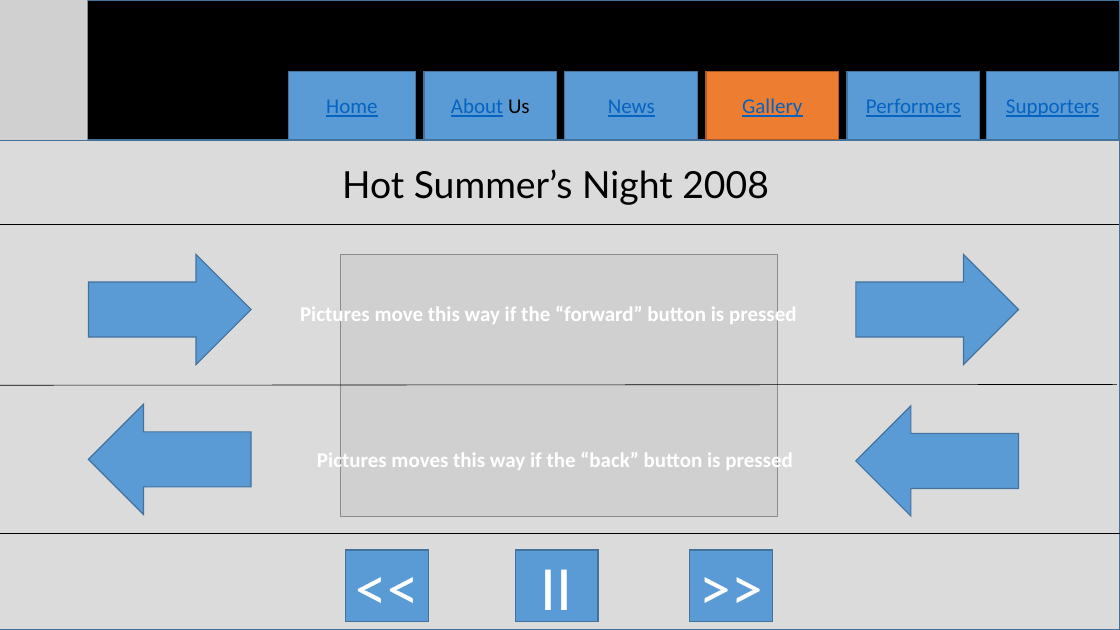
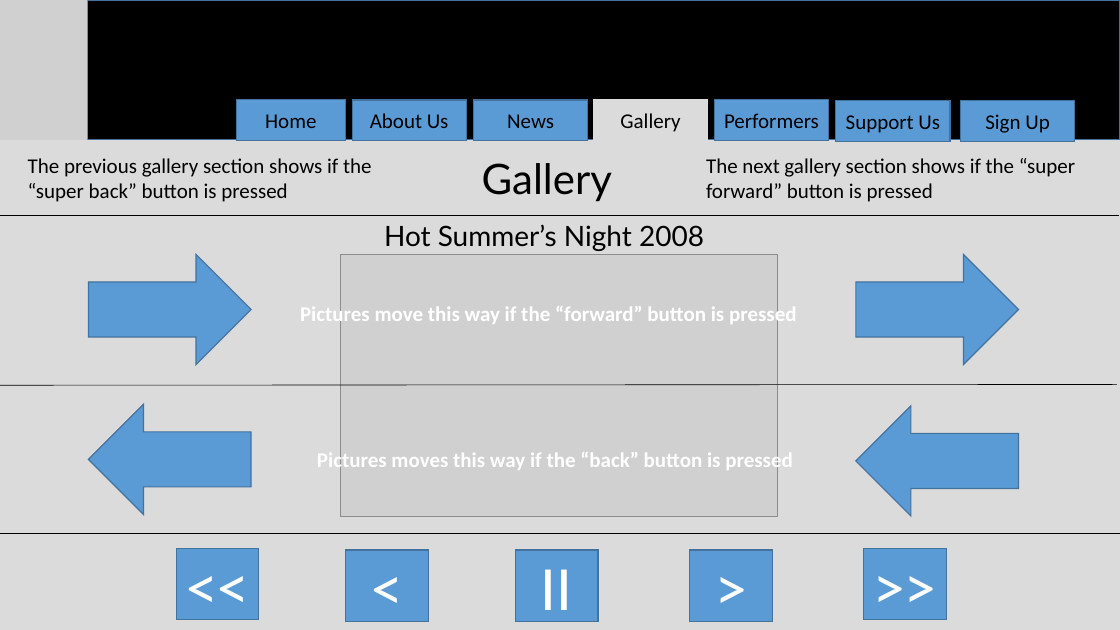
Before and after one commit to JacobJ97/Barrier-Reef-Orchestra-Website, a slide deck: slide 10 of Design Comps/barrier reef powerpoint simulation.pptx (slide 6 before the commit). Drawn at 1120x630 pixels with LibreOffice and Linux fonts; fonts in the diff are those of the drawing; grey boxes stand for pictures. Boxes give left, top, right and bottom in pixels: in the first picture for what was removed or moved away, otherwise in the second. Text is boxed around its words. In the diff, an @@ line names an element or a change of style, - is before the commit and + after.

```diff
--- a/Design Comps/barrier reef powerpoint simulation.pptx
+++ b/Design Comps/barrier reef powerpoint simulation.pptx
@@ rectangle removed at [986,71,1119,140] @@
-Supporters
@@ rectangle "Home": place and size @@
-rectangle "Home" at [288,71,415,140]
+rectangle "Home" at [236,100,345,140]
@@ rectangle "About Us": place and size @@
-rectangle "About Us" at [424,71,557,140]
+rectangle "About Us" at [352,100,466,140]
@@ rectangle "About Us" at [352,100,466,140]: text colour #0563C1 to #000000, underline off in "About" @@
@@ rectangle "News": place and size @@
-rectangle "News" at [565,71,698,140]
+rectangle "News" at [474,100,588,140]
@@ rectangle "Gallery": place and size @@
-rectangle "Gallery" at [706,71,839,140]
+rectangle "Gallery" at [594,100,708,140]
@@ rectangle "Gallery" at [594,100,708,140]: text colour #0563C1 to #000000, underline off; fill #ED7D31 to #DBDBDB; outline #AF5C24 1 pt to #DBDBDB 1 pt @@
@@ text colour #0563C1 to #000000, underline off in 3 elements at [236,100,345,140], [474,100,588,140], [715,100,829,140] @@
@@ rectangle "Performers": place and size @@
-rectangle "Performers" at [847,71,980,140]
+rectangle "Performers" at [715,100,829,140]
@@ rectangle added at [836,101,950,141], fill #5B9BD5, outline #43739E 1 pt, 18 pt, text #000000 @@
+Support Us
@@ rectangle added at [960,101,1075,141], fill #5B9BD5, outline #43739E 1 pt, 18 pt, text #000000 @@
+Sign Up
@@ rectangle at [0,140,1120,630]: outline #43739E 1 pt to #DBDBDB 1 pt @@
@@ text added at [28,158,371,202], 18 pt, text #000000 @@
+The previous gallery section shows if the “super back” button is pressed
@@ text added at [482,163,612,202], 36 pt, text #000000 @@
+Gallery
@@ text added at [706,158,1075,202], 18 pt, text #000000 @@
+The next gallery section shows if the “super forward” button is pressed
@@ line moved from (0, 224) - (1119, 224) to (0, 216) - (1119, 216) @@
@@ text "Hot Summer’s Night 2008": place and size @@
-text "Hot Summer’s Night 2008" at [342,169,769,205]
+text "Hot Summer’s Night 2008" at [384,224,704,251]
@@ text "Hot Summer’s Night 2008" at [384,224,704,251]: size 32 to 24 pt @@
@@ rectangle added at [176,549,259,620], fill #5B9BD5, outline #43739E 1 pt, 54 pt, text #FFFFFF @@
+<<
@@ text in rectangle at [346,550,429,622]: text changed @@
-<<
+<
@@ text in rectangle at [690,550,772,622]: text changed @@
->>
+>
@@ rectangle added at [864,549,946,620], fill #5B9BD5, outline #43739E 1 pt, 54 pt, text #FFFFFF @@
+>>
```
Also in this commit, not shown: 7 other slides changed, 9 slides added.
